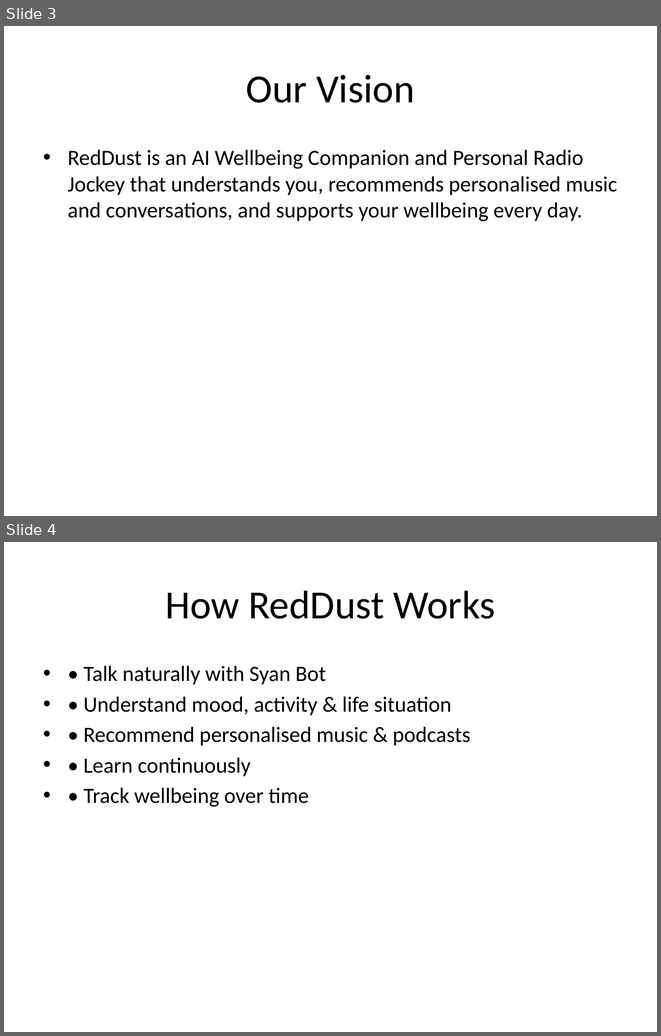
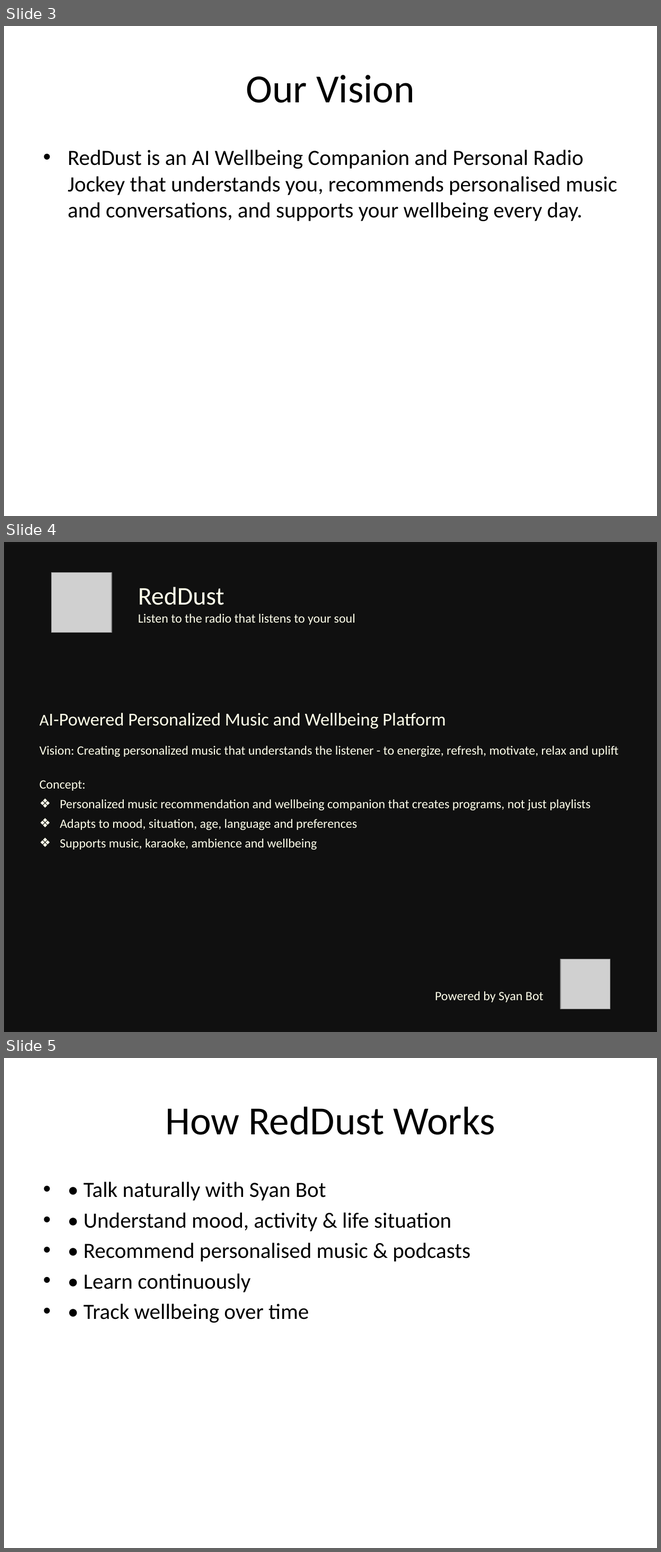
Before and after one commit to anodiamadmin/RedDust, a slide deck: ProductDesign/CustomerResearchIntroductionPresentation.pptx. Shown one above the other, each under a label of ours: slides 3 and 4 before the commit, slides 3, 4 and 5 after it. The pictures are 661x1036 and 661x1552 pixels, drawn with LibreOffice and Linux fonts; fonts in the diff are those of the drawing; grey boxes stand for pictures; background and template pictures are left out; a plain dark background stands for a picture behind light text. Boxes give left, top, right and bottom in pixels: in the first picture for what was removed or moved away, otherwise in the second. Text is boxed around its words. In the diff, an @@ line names an element or a change of style, - is before the commit and + after.

```diff
--- a/ProductDesign/CustomerResearchIntroductionPresentation.pptx
+++ b/ProductDesign/CustomerResearchIntroductionPresentation.pptx
@@ slide 4 added at (4, 542, 657, 1032), background picture (left out) @@
@@ rectangle added at (4, 542, 657, 1032), fill #000000 at 52% opacity @@
@@ picture added at (52, 572, 112, 632) @@
@@ text added at (138, 587, 355, 625), 14 pt, text #FFFFEB @@
+RedDust
+Listen to the radio that listens to your soul
@@ text added at (40, 713, 618, 757), 14 pt, text #FFFFEB @@
+AI-Powered Personalized Music and Wellbeing Platform
+Vision: Creating personalized music that understands the listener - to energize, refresh, motivate, relax and uplift
@@ text added at (40, 780, 591, 849), 14 pt, text #FFFFEB @@
+Concept:
+❖ Personalized music recommendation and wellbeing companion that creates programs, not just playlists
+❖ Adapts to mood, situation, age, language and preferences
+❖ Supports music, karaoke, ambience and wellbeing
@@ picture added at (560, 959, 610, 1009) @@
@@ text added at (435, 991, 544, 1002), 14 pt, text #FFFFEB @@
+Powered by Syan Bot
@@ what was slide 4 is now slide 5 @@
```
Also in this commit, not shown: 1 slide changed, 4 other slides added, 3 other files.
